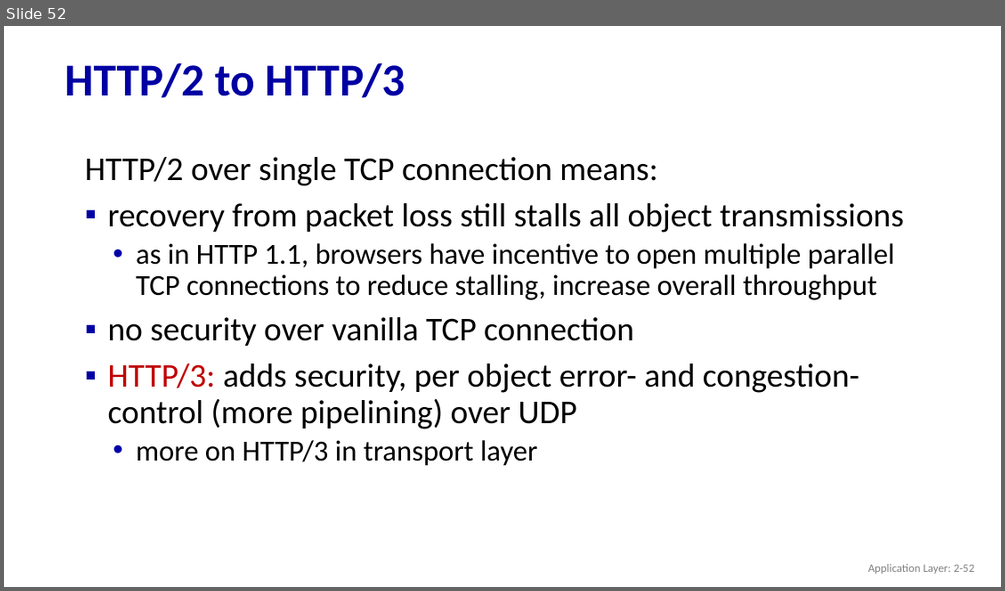
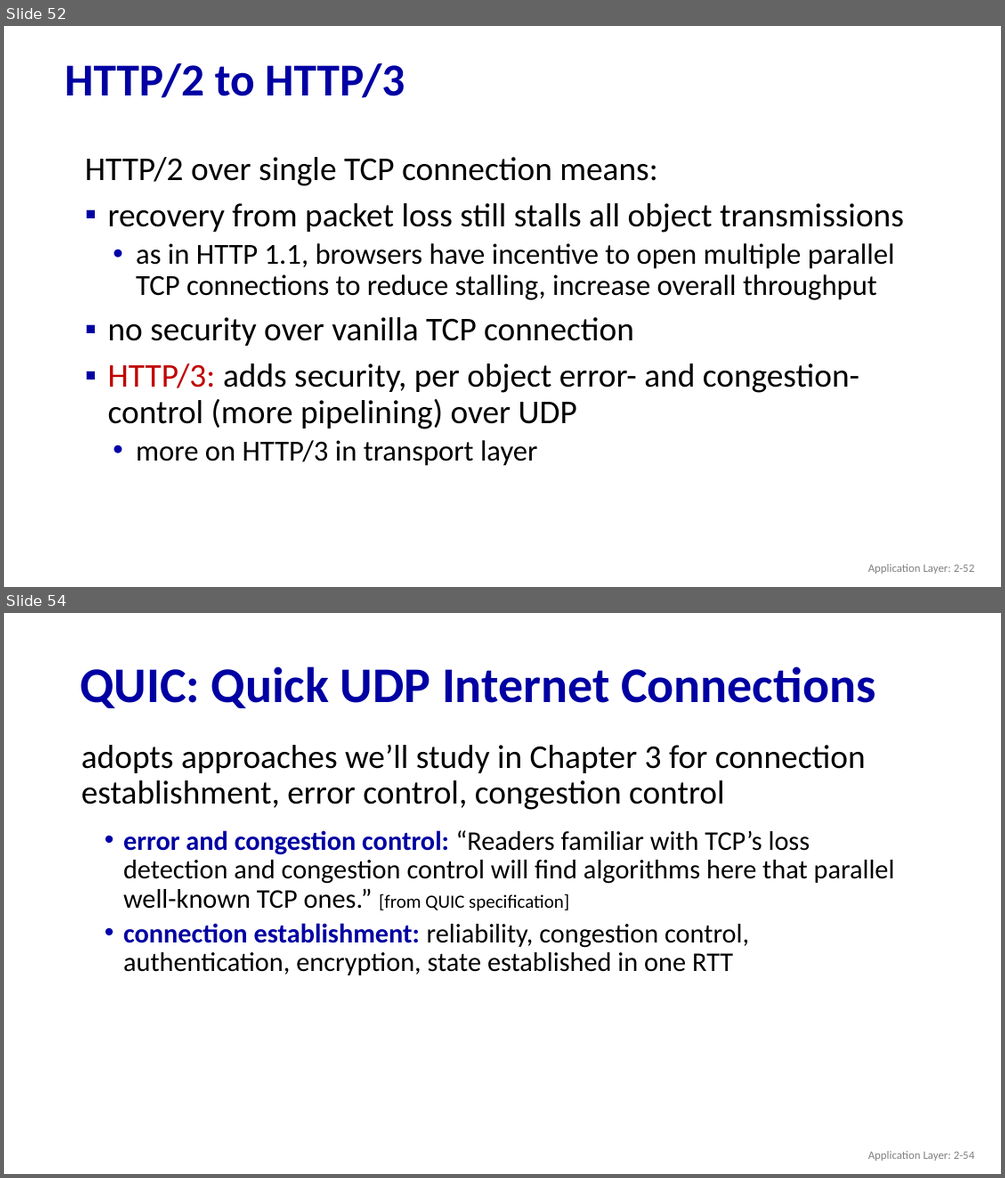
Before and after one commit to huangqy89/cn-2026, a slide deck: static_files/lectures/Chapter_2_v8.2.pptx. Shown one above the other, each under a label of ours: slide 52 before the commit, slides 52 and 54 after it; the slides between them are not shown. The pictures are 1005x591 and 1005x1178 pixels, drawn with LibreOffice and Linux fonts; fonts in the diff are those of the drawing. Boxes give left, top, right and bottom in pixels: in the first picture for what was removed or moved away, otherwise in the second. Text is boxed around its words. In the diff, an @@ line names an element or a change of style, - is before the commit and + after.

```diff
--- a/static_files/lectures/Chapter_2_v8.2.pptx
+++ b/static_files/lectures/Chapter_2_v8.2.pptx
@@ slide 54 added at (4, 613, 1001, 1174), background #FFFFFF @@
@@ title added at (80, 666, 875, 708), 48 pt, text #0000A3, bold @@
+QUIC: Quick UDP Internet Connections
@@ text added at (81, 745, 866, 810), 32 pt, text #000000 @@
+adopts approaches we’ll study in Chapter 3 for connection establishment, error control, congestion control
@@ text added at (123, 830, 895, 975), 26 pt, text #000000 @@
+  • error and congestion control: “Readers familiar with TCP’s loss detection and congestion control will find algorithms here that parallel well-known TCP ones.” [from QUIC specification]
+  • connection establishment: reliability, congestion control, authentication, encryption, state established in one RTT
@@ text added at (868, 1151, 974, 1160), 11 pt, text #808080 @@
+Application Layer: 2-54
```
Also in this commit, not shown: 3 slides changed, 4 other slides added, 2 slides removed.
